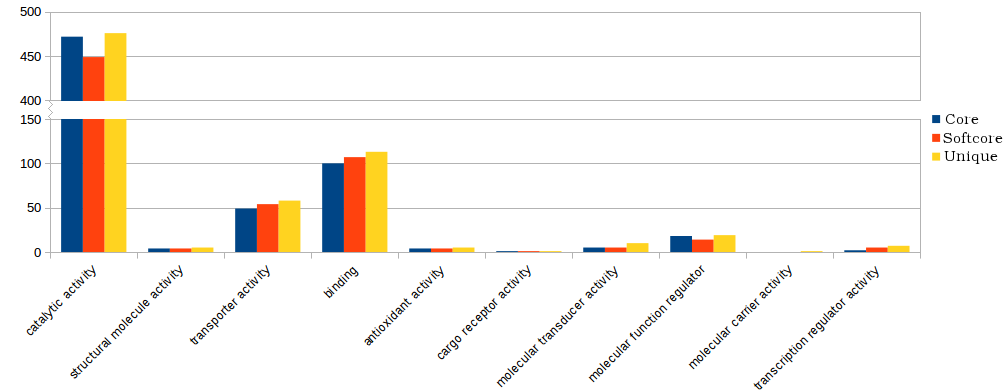
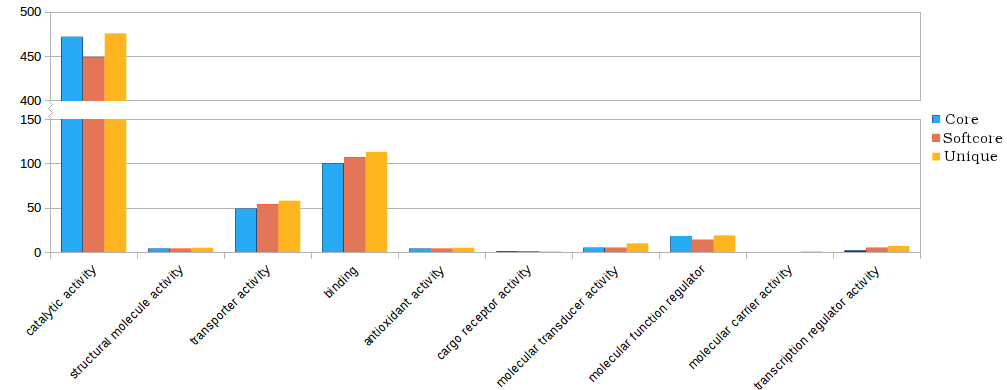
Two versions of the same layered image (1007 × 390). Layer-by-layer changes:
removed layer "Pasted Layer" over [933, 115, 940, 160]
painted on "Pan-gosum1-bio-molec.png" over [61, 34, 940, 252]
